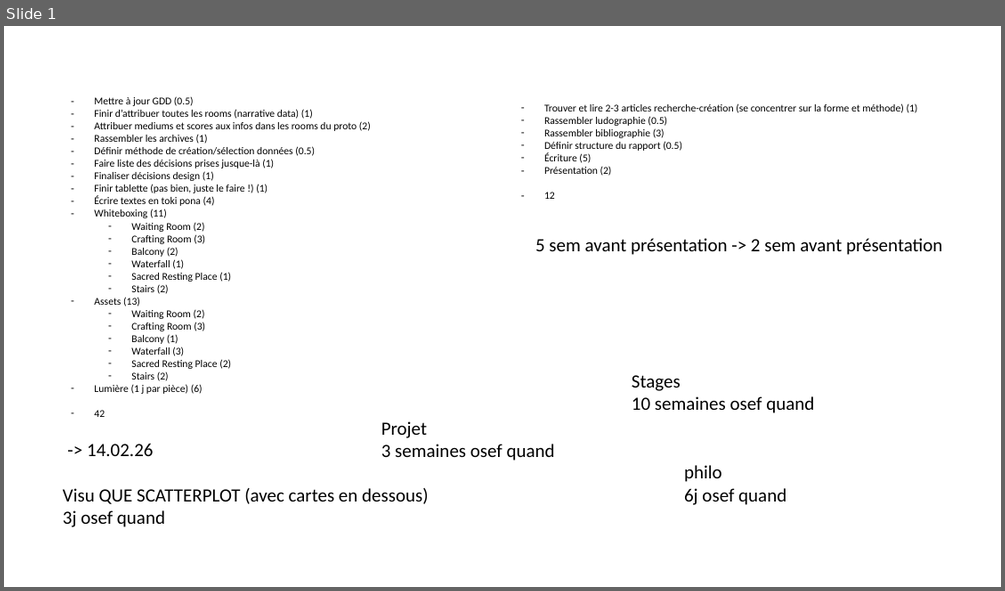
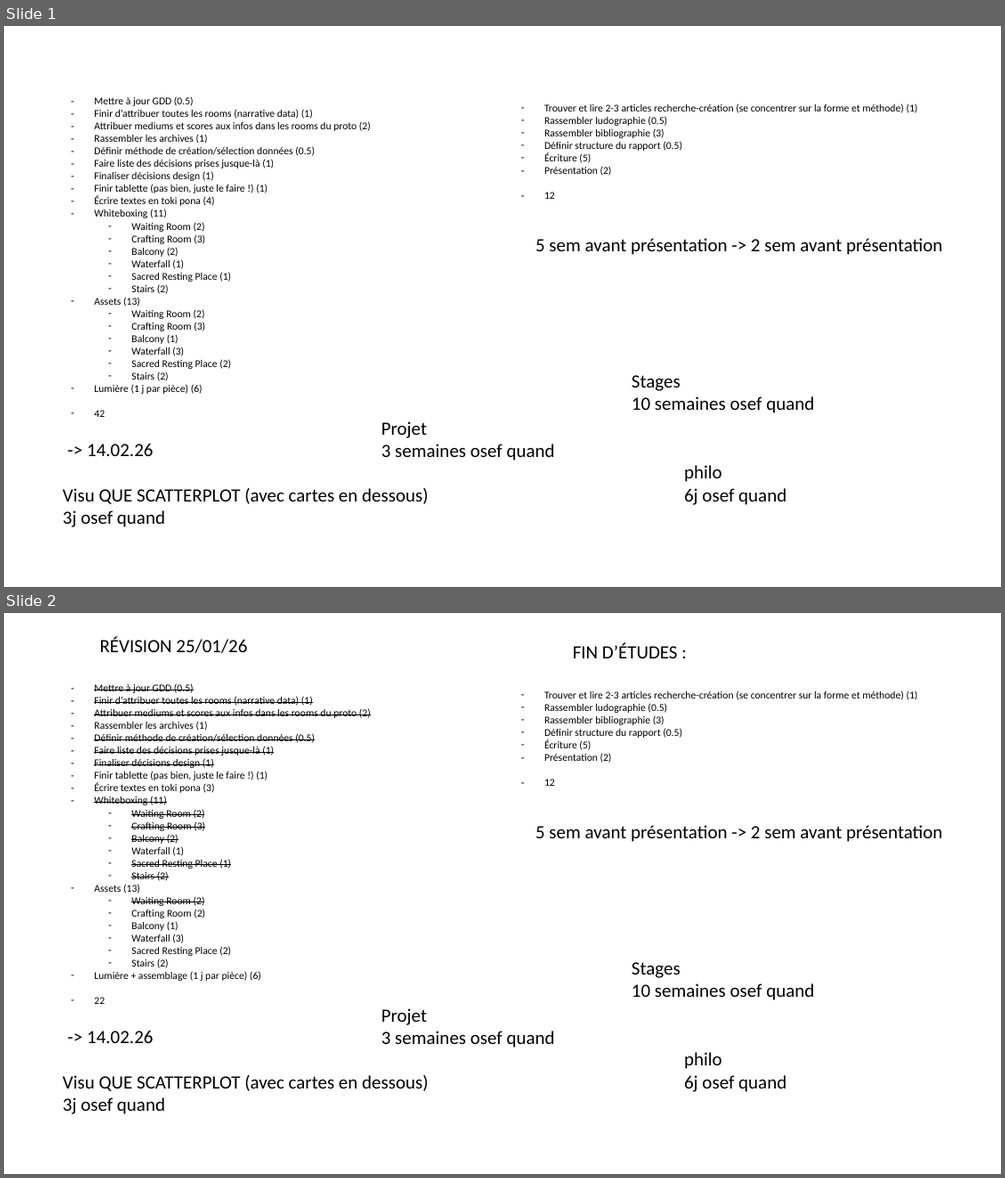
Before and after one commit to Tchetchouille/ijo-musi, a slide deck: Planning/Planning.pptx. Shown one above the other, each under a label of ours: slide 1 before the commit, slides 1 and 2 after it. The pictures are 1005x591 and 1005x1178 pixels, drawn with LibreOffice and Linux fonts; fonts in the diff are those of the drawing. Boxes give left, top, right and bottom in pixels: in the first picture for what was removed or moved away, otherwise in the second. Text is boxed around its words. In the diff, an @@ line names an element or a change of style, - is before the commit and + after.

```diff
--- a/Planning/Planning.pptx
+++ b/Planning/Planning.pptx
@@ slide 2 added at (4, 613, 1001, 1174), background #FFFFFF @@
@@ text added at (100, 637, 247, 653), 18 pt, text #000000 @@
+RÉVISION 25/01/26
@@ text added at (573, 642, 678, 658), 18 pt, text #000000 @@
+FIN D’ÉTUDES :
@@ text added at (94, 683, 371, 1004), 10 pt, text #000000, strikethrough @@
+– Mettre à jour GDD (0.5)
+– Finir d’attribuer toutes les rooms (narrative data) (1)
+– Attribuer mediums et scores aux infos dans les rooms du proto (2)
+– Rassembler les archives (1)
+– Définir méthode de création/sélection données (0.5)
+– Faire liste des décisions prises jusque-là (1)
+– Finaliser décisions design (1)
+– Finir tablette (pas bien, juste le faire !) (1)
+– Écrire textes en toki pona (3)
+– Whiteboxing (11)
+  – Waiting Room (2)
+  – Crafting Room (3)
+  – Balcony (2)
+  – Waterfall (1)
+  – Sacred Resting Place (1)
+  – Stairs (2)
+– Assets (13)
+  – Waiting Room (2)
+  – Crafting Room (2)
+  – Balcony (1)
+  – Waterfall (3)
+  – Sacred Resting Place (2)
+  – Stairs (2)
+– Lumière + assemblage (1 j par pièce) (6)
+– 22
@@ text added at (544, 690, 918, 786), 10 pt, text #000000 @@
+– Trouver et lire 2-3 articles recherche-création (se concentrer sur la forme et méthode) (1)
+– Rassembler ludographie (0.5)
+– Rassembler bibliographie (3)
+– Définir structure du rapport (0.5)
+– Écriture (5)
+– Présentation (2)
+– 12
@@ text added at (535, 825, 942, 842), 18 pt, text #000000 @@
+5 sem avant présentation -> 2 sem avant présentation
@@ text added at (631, 962, 814, 1000), 18 pt, text #000000 @@
+Stages
+10 semaines osef quand
@@ text added at (381, 1008, 555, 1047), 18 pt, text #000000 @@
+Projet
+3 semaines osef quand
@@ text added at (87, 1030, 153, 1043), 18 pt, text #000000 @@
+-> 14.02.26
@@ text added at (684, 1052, 786, 1092), 18 pt, text #000000 @@
+philo
+6j osef quand
@@ text added at (63, 1075, 429, 1114), 18 pt, text #000000 @@
+Visu QUE SCATTERPLOT (avec cartes en dessous)
+3j osef quand
```
Also in this commit, not shown: 2 other slides added, 5 other files.
